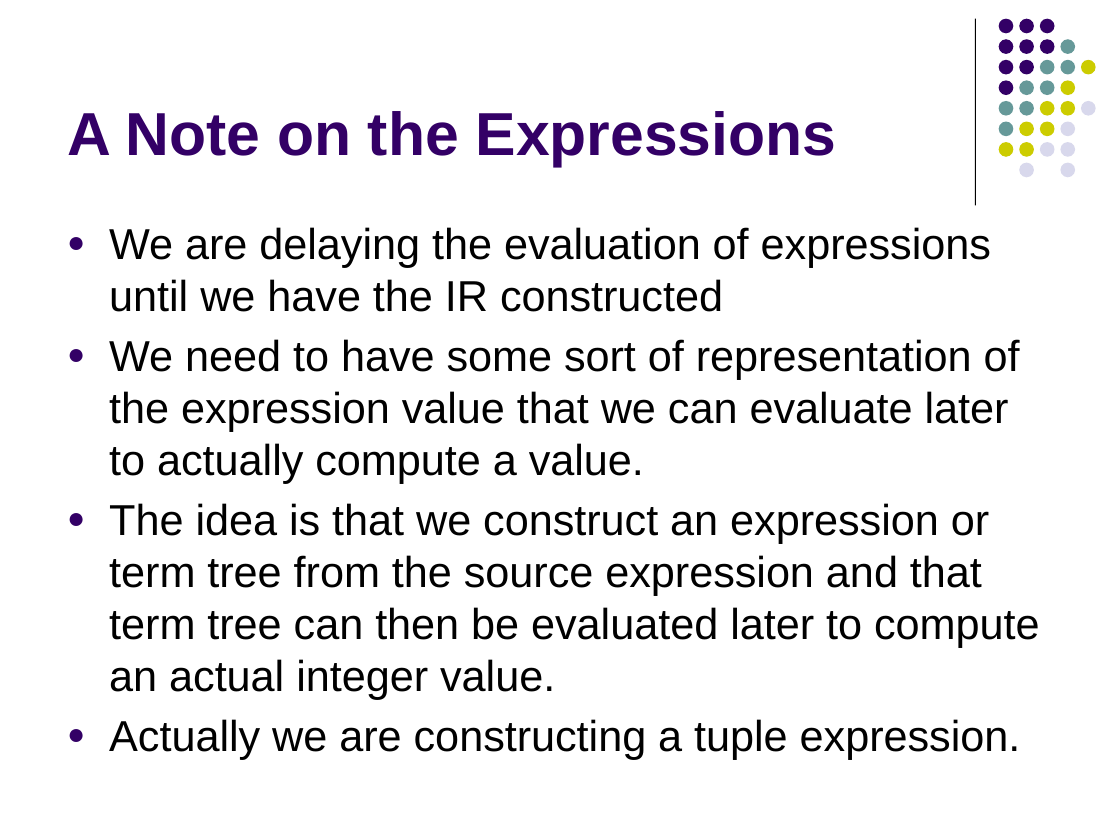
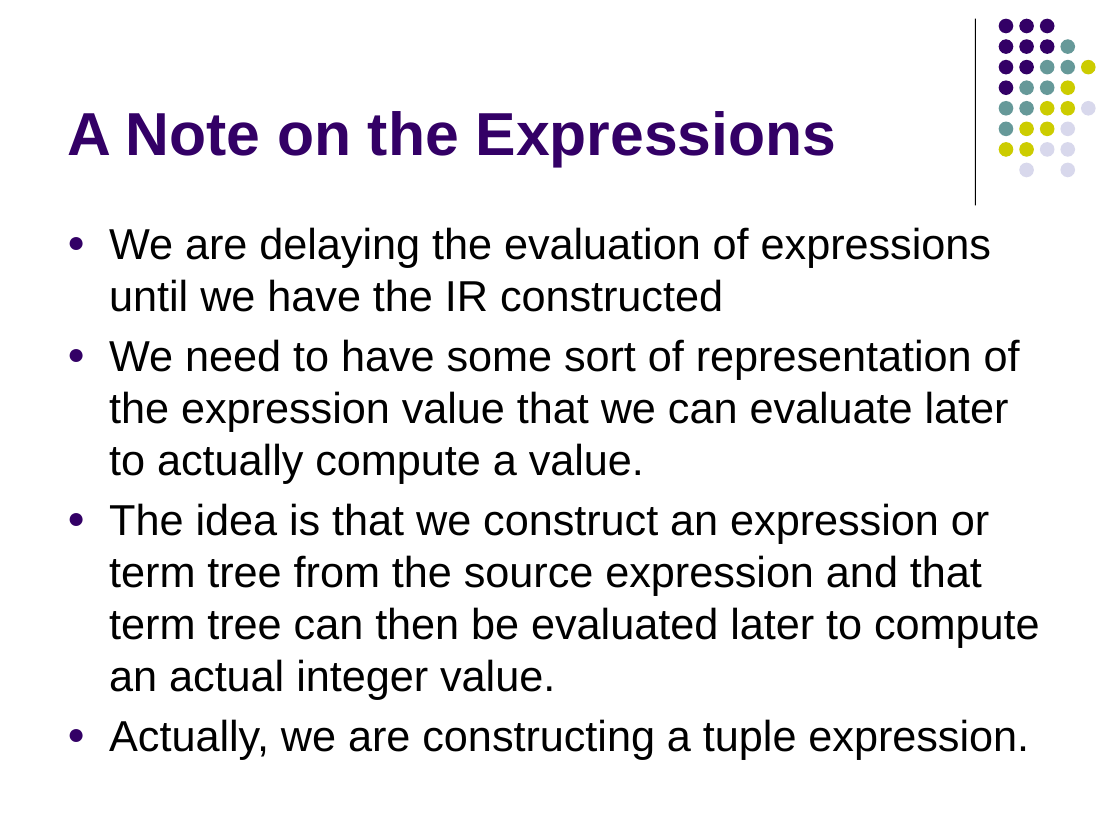
Before and after one commit to lutzhamel/CSC402, a slide deck: slide 53 of notes/csc402-ln005.pptx. Drawn at 1120x840 pixels with LibreOffice and Linux fonts; fonts in the diff are those of the drawing. Boxes give left, top, right and bottom in pixels: in the first picture for what was removed or moved away, otherwise in the second. Text is boxed around its words. In the diff, an @@ line names an element or a change of style, - is before the commit and + after.

```diff
--- a/notes/csc402-ln005.pptx
+++ b/notes/csc402-ln005.pptx
@@ text at box(109, 719, 1029, 759): text changed @@
-● Actually we are constructing a tuple expression.
+● Actually, we are constructing a tuple expression.
```
Also in this commit, not shown: 37 other slides changed, 3 other files.
